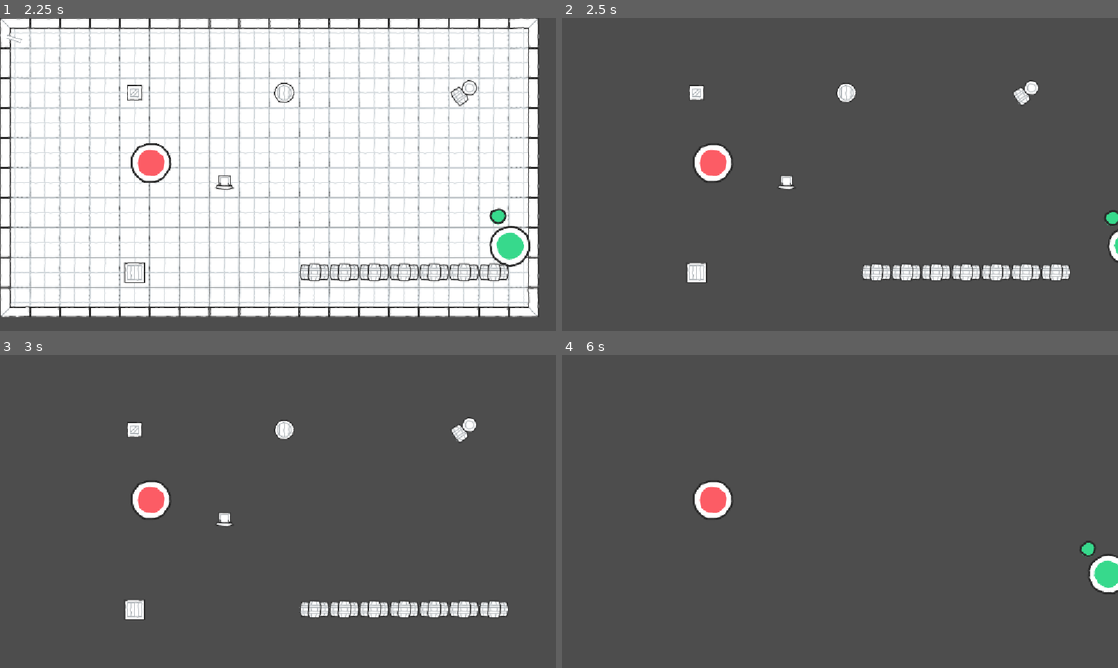
Above: before the commit, frames 1-4 (two rows, left to right).
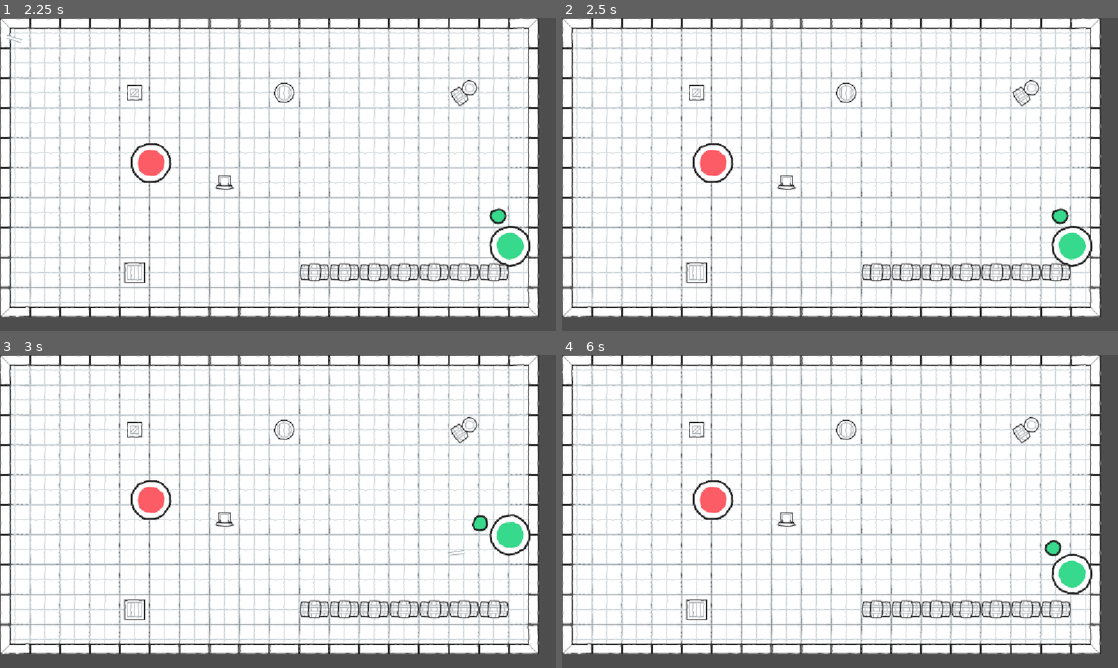
Above: after the commit, the same moments.

Repository: Frickerson/Brackeys_2026.2
Game: Godot game, scene res://Game/Levels/BasicLevel.tscn
Two runs of this game, one before a commit and one after it. Both use one fixed random seed, a clock stepped at 60 frames per second and the inputs below.
Inputs (mouse positions are in pixels of both pictures, inside the frame that each line leads up to):
- Up to frame 1 (2.25 s): tap Enter at 0.5 s; move the mouse to (400, 158) at 0.52 s; hold D (Player_Move_Right) 0.53-1.28 s; click (400, 158) at 0.67 s; move the mouse to (166, 190) at 1.27 s; hold S (Player_Move_Down) 1.28-2.03 s; tap Space at 2 s; move the mouse to (333, 105) at 2.02 s; hold D (Player_Move_Right) from 2.03 s (still down)
- Up to frame 2 (2.5 s): keep holding D (Player_Move_Right)
- Up to frame 3 (3 s): move the mouse to (250, 574) at 2.77 s; release D (Player_Move_Right) at 2.78 s; hold W (Player_Move_Up) from 2.78 s (still down); click (250, 574) at 2.92 s
- Up to frame 4 (6 s): move the mouse to (1006, 558) at 3.52 s; release W (Player_Move_Up) at 3.53 s; hold A (Player_Move_Left) 3.53-5.03 s; move the mouse to (673, 464) at 4.27 s; move the mouse to (867, 511) at 5.02 s; hold S (Player_Move_Down) 5.03-5.78 s; click (867, 511) at 5.17 s; move the mouse to (756, 433) at 5.77 s; hold D (Player_Move_Right) from 5.78 s (still down)

Frame 1 is identical in both runs. In frame 2, 88% of the frame differs, in the area x 0-100%, y 0-96%; in frame 3, 88%; in frame 4, 91%.

Commit message:
Fixup bullets

Diff:
--- a/Game/Levels/BasicLevel.tscn
+++ b/Game/Levels/BasicLevel.tscn
@@ -16,8 +16,8 @@
 tile_map_data = PackedByteArray("AAAKAAgAAQAMAAMAAAALAAgAAQAMAAMAAAAMAAgAAQAMAAMAAAANAAgAAQAMAAMAAAAOAAgAAQAMAAMAAAAPAAgAAQAMAAMAAAAQAAgAAQAMAAMAAAAHAAUAAQANAAEAAAAJAAIAAQAKAAcAAAAEAAIAAQAMAAAAAAAEAAgAAQAKAAYAAAAPAAIAAQAMAAIAAAA=")
 tile_set = ExtResource("1_oe62m")
 
-[node name="CharacterBody2D" parent="." unique_id=1713415423 instance=ExtResource("1_6sy8i")]
+[node name="Player" parent="." unique_id=1713415423 instance=ExtResource("1_6sy8i")]
 position = Vector2(776, 299)
 
-[node name="RigidBody2D" parent="." unique_id=840740489 instance=ExtResource("2_thqke")]
+[node name="Enemy" parent="." unique_id=840740489 instance=ExtResource("2_thqke")]
 position = Vector2(313, 300)
--- a/Game/Objects/Player/Bullet.gd
+++ b/Game/Objects/Player/Bullet.gd
@@ -8,10 +8,10 @@
 	position += velocity * delta
 
 func _on_body_entered(body: Node2D) -> void:
-	body.get_script()
-	body.queue_free()
+	if body.name == "Enemy":
+		body.queue_free()
 	self.queue_free()
 
 
 func _on_screen_exited() -> void:
-	self.queue_free() # Replace with function body.
+	self.queue_free()
